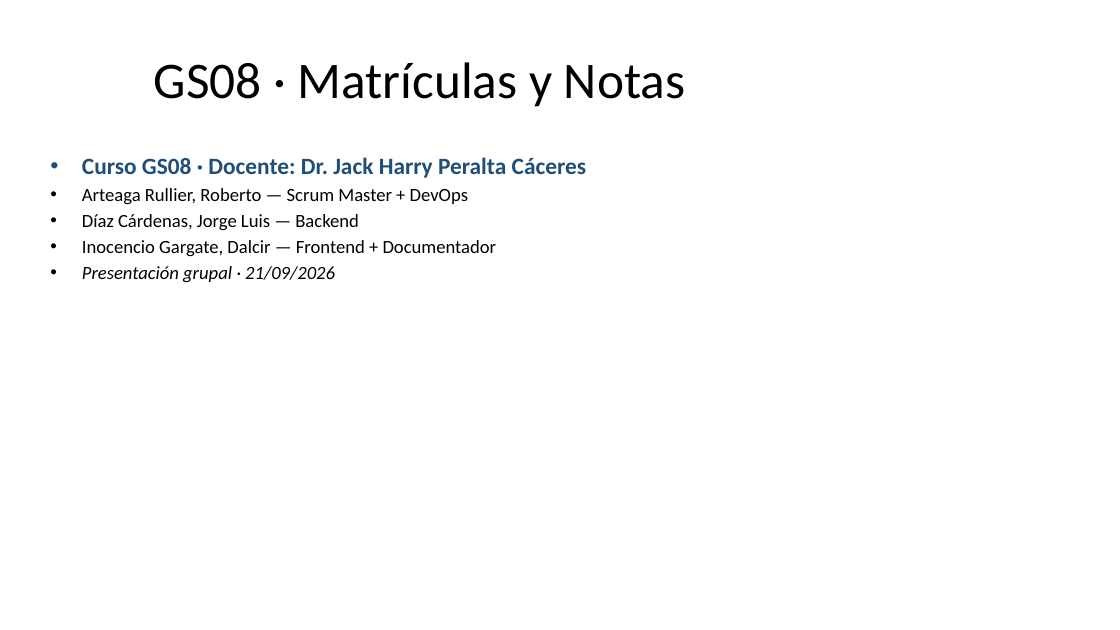
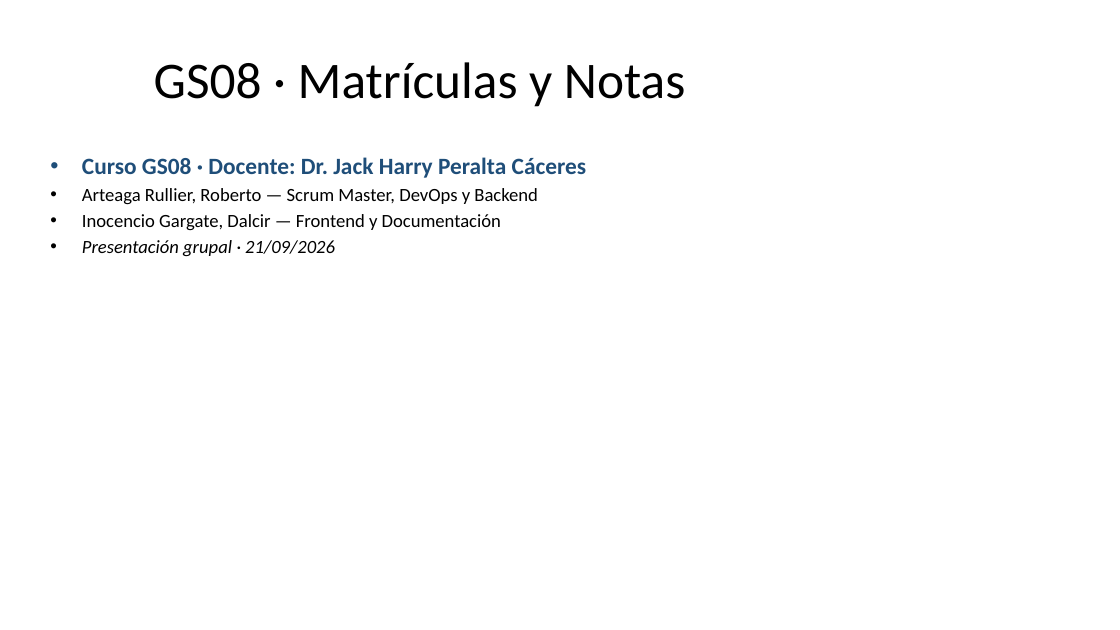
Before and after one commit to rarteagar/gs08-matriculas, a slide deck: slide 1 of docs/informe/exposicion-gs08-2026-10-13.pptx. Drawn at 1120x630 pixels with LibreOffice and Linux fonts; fonts in the diff are those of the drawing. Boxes give left, top, right and bottom in pixels: in the first picture for what was removed or moved away, otherwise in the second. Text is boxed around its words. In the diff, an @@ line names an element or a change of style, - is before the commit and + after.

Commit message:
fix(entrega): el grupo es de dos integrantes (Arteaga Rullier y Inocencio Gargate)
Se quita a Jorge Luis Diaz Cardenas de la portada y las firmas del informe, de la
caratula del deck, del anexo, del LEEME y del reparto de tareas del acta, la
retrospectiva y el backlog. Roberto asume tambien el backend. Se agrega la
decision D-33 que deja constancia del cambio y se actualizan fecha y version
(v3, 19/10/2026) del informe.

```diff
--- a/docs/informe/exposicion-gs08-2026-10-13.pptx
+++ b/docs/informe/exposicion-gs08-2026-10-13.pptx
@@ text at [82, 188, 538, 231]: text changed @@
-• Arteaga Rullier, Roberto — Scrum Master + DevOps
-• Díaz Cárdenas, Jorge Luis — Backend
-• Inocencio Gargate, Dalcir — Frontend + Documentador
+• Arteaga Rullier, Roberto — Scrum Master, DevOps y Backend
+• Inocencio Gargate, Dalcir — Frontend y Documentación
```
Also in this commit, not shown: 11 other files.
